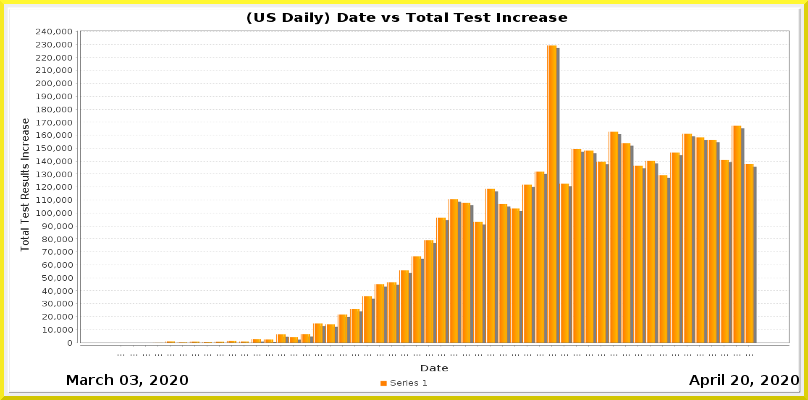
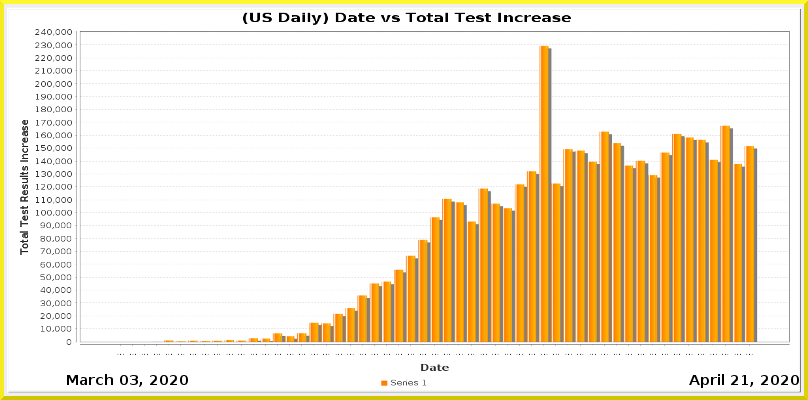
Layer changes from the first 808 x 400 image to the second:
painted on "Current Date" over [741, 375, 749, 385]
painted on "Date_vs_TestIncrease.png" over [7, 7, 802, 393]
